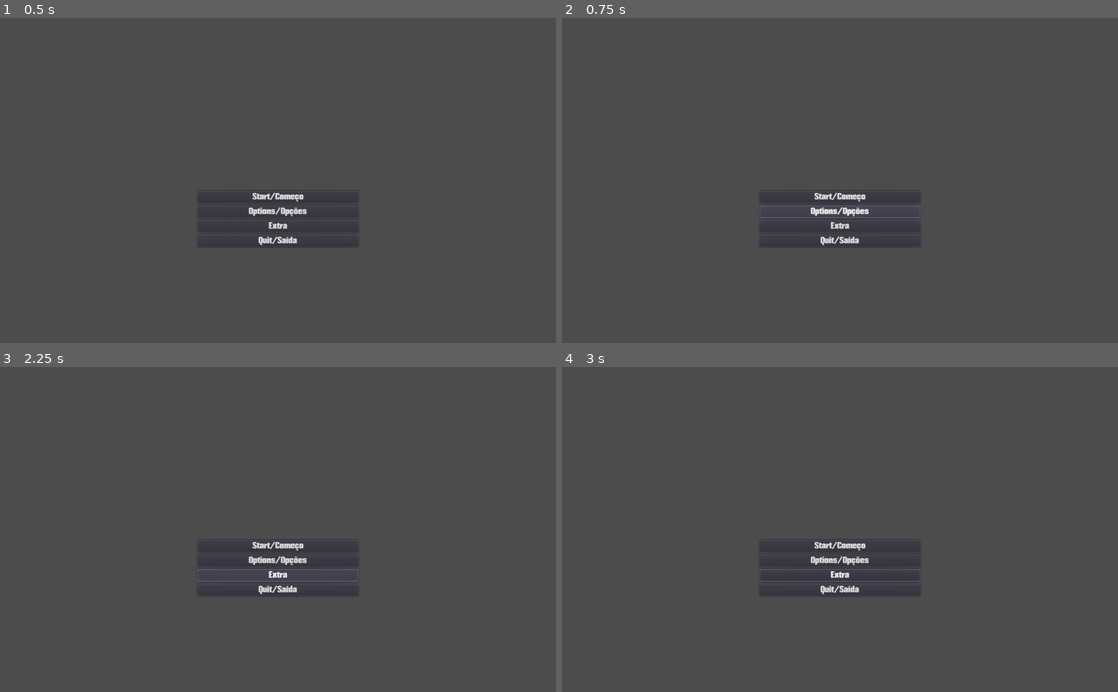
Above: before the commit, frames 1-4 (two rows, left to right).
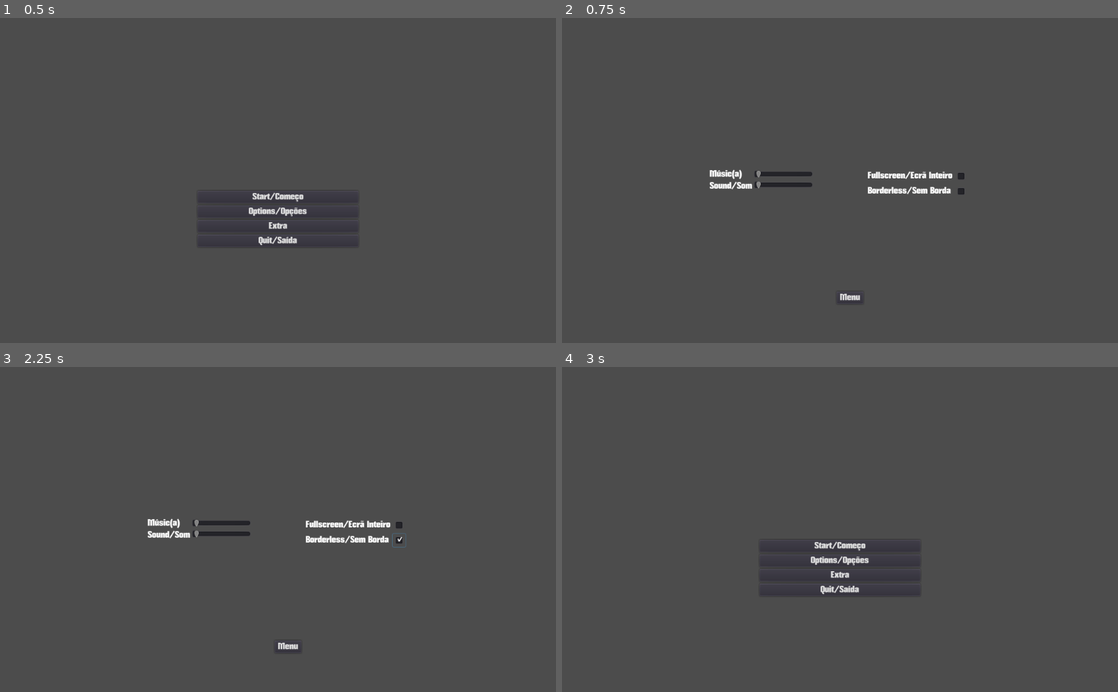
Above: after the commit, the same moments.

Repository: EyeBallTank/PROJECT-NORTUBEL-main-ish
Game: Godot game, scene res://screens/MainMenu.tscn
Two runs of this game, one before a commit and one after it. Both use one fixed random seed, a clock stepped at 60 frames per second and the inputs below.
Inputs (mouse positions are in pixels of both pictures, inside the frame that each line leads up to):
- Up to frame 1 (0.5 s): no input
- Up to frame 2 (0.75 s): click "Options/Opções" at 0.5 s
- Up to frame 3 (2.25 s): click (400, 539) at 1.27 s; click (278, 575) at 2 s, where only the run before the commit has a clickable "Extra"
- Up to frame 4 (3 s): click (851, 646) at 2.75 s, where only the run after the commit has a clickable "Menu"

Frame 1 is identical in both runs. In frame 2, 1.9% of the frame differs, in the area x 26-73%, y 46-88%; in frame 3, 1.9%; in frame 4, 0.1%.

Commit message:
menu stuff
still working on it

Diff:
--- /dev/null
+++ b/default_bus_layout.tres
@@ -0,0 +1,15 @@
+[gd_resource type="AudioBusLayout" format=2]
+
+[resource]
+bus/1/name = "Music"
+bus/1/solo = false
+bus/1/mute = false
+bus/1/bypass_fx = false
+bus/1/volume_db = 0.0
+bus/1/send = "Master"
+bus/2/name = "Sound"
+bus/2/solo = false
+bus/2/mute = false
+bus/2/bypass_fx = false
+bus/2/volume_db = 0.0
+bus/2/send = "Master"
--- a/screens/MainMenu.gd
+++ b/screens/MainMenu.gd
@@ -1,6 +1,7 @@
 extends Control
 
-
+onready var menu = $MenuMain
+onready var options = $OptionsMenu
 
 func _on_StartButton_pressed():
 	SceneManager.change_scene("level_transition_effect", "res://src/levels/LevelTemplate.tscn")
@@ -8,3 +9,30 @@
 
 func _on_QuitButton_pressed():
 	get_tree().quit()
+
+
+
+func show_and_hide(first, second):
+	first.show()
+	second.hide()
+
+func _on_OptionsButton_pressed():
+	show_and_hide(options, menu)
+
+
+func _on_BackFromOptions_pressed():
+	show_and_hide(menu, options)
+
+
+func _on_Borderless_toggled(button_pressed):
+	OS.window_borderless = button_pressed
+
+
+func _on_Music_value_changed(value):
+	volume(1,value)
+
+func _on_Sound_value_changed(value):
+	volume(2,value)
+
+func volume(bus_index, value):
+	AudioServer.set_bus_volume_db(bus_index, linear2db(value)-30)
--- a/screens/MainMenu.tscn
+++ b/screens/MainMenu.tscn
@@ -15,12 +15,27 @@
 [sub_resource type="DynamicFont" id=4]
 font_data = ExtResource( 2 )
 
+[sub_resource type="DynamicFont" id=5]
+font_data = ExtResource( 2 )
+
+[sub_resource type="DynamicFont" id=6]
+font_data = ExtResource( 2 )
+
+[sub_resource type="DynamicFont" id=7]
+font_data = ExtResource( 2 )
+
+[sub_resource type="DynamicFont" id=8]
+font_data = ExtResource( 2 )
+
+[sub_resource type="DynamicFont" id=9]
+font_data = ExtResource( 2 )
+
 [node name="MainMenu" type="Control"]
 anchor_right = 1.0
 anchor_bottom = 1.0
 script = ExtResource( 1 )
 
-[node name="VBoxContainer" type="VBoxContainer" parent="."]
+[node name="MenuMain" type="VBoxContainer" parent="."]
 anchor_left = 0.5
 anchor_right = 0.5
 margin_left = -148.0
@@ -28,27 +43,27 @@
 margin_right = 148.0
 margin_bottom = 419.0
 
-[node name="StartButton" type="Button" parent="VBoxContainer"]
+[node name="StartButton" type="Button" parent="MenuMain"]
 margin_right = 296.0
 margin_bottom = 23.0
 custom_fonts/font = SubResource( 1 )
 text = "Start/Começo"
 
-[node name="OptionsButton" type="Button" parent="VBoxContainer"]
+[node name="OptionsButton" type="Button" parent="MenuMain"]
 margin_top = 27.0
 margin_right = 296.0
 margin_bottom = 50.0
 custom_fonts/font = SubResource( 2 )
 text = "Options/Opções"
 
-[node name="ExtraButton" type="Button" parent="VBoxContainer"]
+[node name="ExtraButton" type="Button" parent="MenuMain"]
 margin_top = 54.0
 margin_right = 296.0
 margin_bottom = 77.0
 custom_fonts/font = SubResource( 3 )
 text = "Extra"
 
-[node name="QuitButton" type="Button" parent="VBoxContainer"]
+[node name="QuitButton" type="Button" parent="MenuMain"]
 margin_top = 81.0
 margin_right = 296.0
 margin_bottom = 104.0
@@ -60,5 +75,110 @@
 anchor_right = 1.0
 anchor_bottom = 1.0
 
-[connection signal="pressed" from="VBoxContainer/StartButton" to="." method="_on_StartButton_pressed"]
-[connection signal="pressed" from="VBoxContainer/QuitButton" to="." method="_on_QuitButton_pressed"]
+[node name="SoundSettings" type="HBoxContainer" parent="OptionsMenu"]
+anchor_left = 0.5
+anchor_top = 0.5
+anchor_right = 0.5
+anchor_bottom = 0.5
+margin_left = -240.0
+margin_top = -20.0
+margin_right = -50.0
+margin_bottom = 20.0
+
+[node name="Labels" type="VBoxContainer" parent="OptionsMenu/SoundSettings"]
+margin_right = 78.0
+margin_bottom = 40.0
+
+[node name="Music" type="Label" parent="OptionsMenu/SoundSettings/Labels"]
+margin_right = 78.0
+margin_bottom = 17.0
+size_flags_vertical = 6
+custom_fonts/font = SubResource( 5 )
+text = "Músic(a)"
+
+[node name="Sound" type="Label" parent="OptionsMenu/SoundSettings/Labels"]
+margin_top = 22.0
+margin_right = 78.0
+margin_bottom = 39.0
+size_flags_vertical = 6
+custom_fonts/font = SubResource( 6 )
+text = "Sound/Som"
+
+[node name="Sliders" type="VBoxContainer" parent="OptionsMenu/SoundSettings"]
+margin_left = 82.0
+margin_right = 190.0
+margin_bottom = 40.0
+size_flags_horizontal = 3
+
+[node name="Music" type="HSlider" parent="OptionsMenu/SoundSettings/Sliders"]
+margin_right = 108.0
+margin_bottom = 16.0
+
+[node name="Sound" type="HSlider" parent="OptionsMenu/SoundSettings/Sliders"]
+margin_top = 20.0
+margin_right = 108.0
+margin_bottom = 36.0
+
+[node name="VideoSettings" type="HBoxContainer" parent="OptionsMenu"]
+anchor_left = 0.5
+anchor_top = 0.5
+anchor_right = 0.5
+anchor_bottom = 0.5
+margin_left = 51.0
+margin_top = -20.0
+margin_right = 235.0
+margin_bottom = 32.0
+
+[node name="Labels" type="VBoxContainer" parent="OptionsMenu/VideoSettings"]
+margin_right = 156.0
+margin_bottom = 52.0
+
+[node name="Fullscreen" type="Label" parent="OptionsMenu/VideoSettings/Labels"]
+margin_top = 3.0
+margin_right = 156.0
+margin_bottom = 20.0
+size_flags_vertical = 6
+custom_fonts/font = SubResource( 7 )
+text = "Fullscreen/Ecrã Inteiro"
+
+[node name="Borderless" type="Label" parent="OptionsMenu/VideoSettings/Labels"]
+margin_top = 31.0
+margin_right = 156.0
+margin_bottom = 48.0
+size_flags_vertical = 6
+custom_fonts/font = SubResource( 8 )
+text = "Borderless/Sem Borda"
+
+[node name="Checks" type="VBoxContainer" parent="OptionsMenu/VideoSettings"]
+margin_left = 160.0
+margin_right = 184.0
+margin_bottom = 52.0
+
+[node name="Fullscreen" type="CheckBox" parent="OptionsMenu/VideoSettings/Checks"]
+margin_right = 24.0
+margin_bottom = 24.0
+
+[node name="Borderless" type="CheckBox" parent="OptionsMenu/VideoSettings/Checks"]
+margin_top = 28.0
+margin_right = 24.0
+margin_bottom = 52.0
+
+[node name="BackFromOptions" type="Button" parent="OptionsMenu"]
+anchor_left = 0.5
+anchor_top = 1.0
+anchor_right = 0.5
+anchor_bottom = 1.0
+margin_left = -6.0
+margin_top = -95.0
+margin_right = 43.0
+margin_bottom = -72.0
+custom_fonts/font = SubResource( 9 )
+text = "Menu"
+
+[connection signal="pressed" from="MenuMain/StartButton" to="." method="_on_StartButton_pressed"]
+[connection signal="pressed" from="MenuMain/OptionsButton" to="." method="_on_OptionsButton_pressed"]
+[connection signal="pressed" from="MenuMain/QuitButton" to="." method="_on_QuitButton_pressed"]
+[connection signal="value_changed" from="OptionsMenu/SoundSettings/Sliders/Music" to="." method="_on_Music_value_changed"]
+[connection signal="value_changed" from="OptionsMenu/SoundSettings/Sliders/Sound" to="." method="_on_Sound_value_changed"]
+[connection signal="toggled" from="OptionsMenu/VideoSettings/Checks/Borderless" to="." method="_on_Borderless_toggled"]
+[connection signal="pressed" from="OptionsMenu/BackFromOptions" to="." method="_on_BackFromOptions_pressed"]
Not shown: 1 places in screens/MainMenu.tscn that only renumber resources
